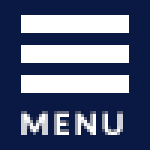
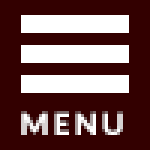
Layers edited between the first and the second w=150, h=150 image:
painted on "Layer 1" over box(0, 0, 150, 150)
showed "Layer 0", painted on it over box(0, 0, 150, 150)
